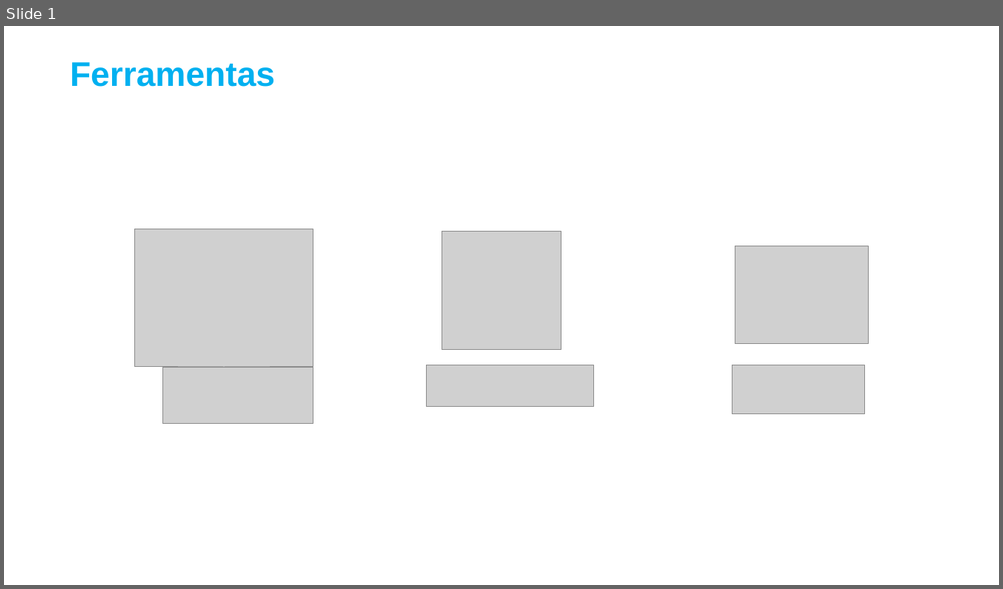
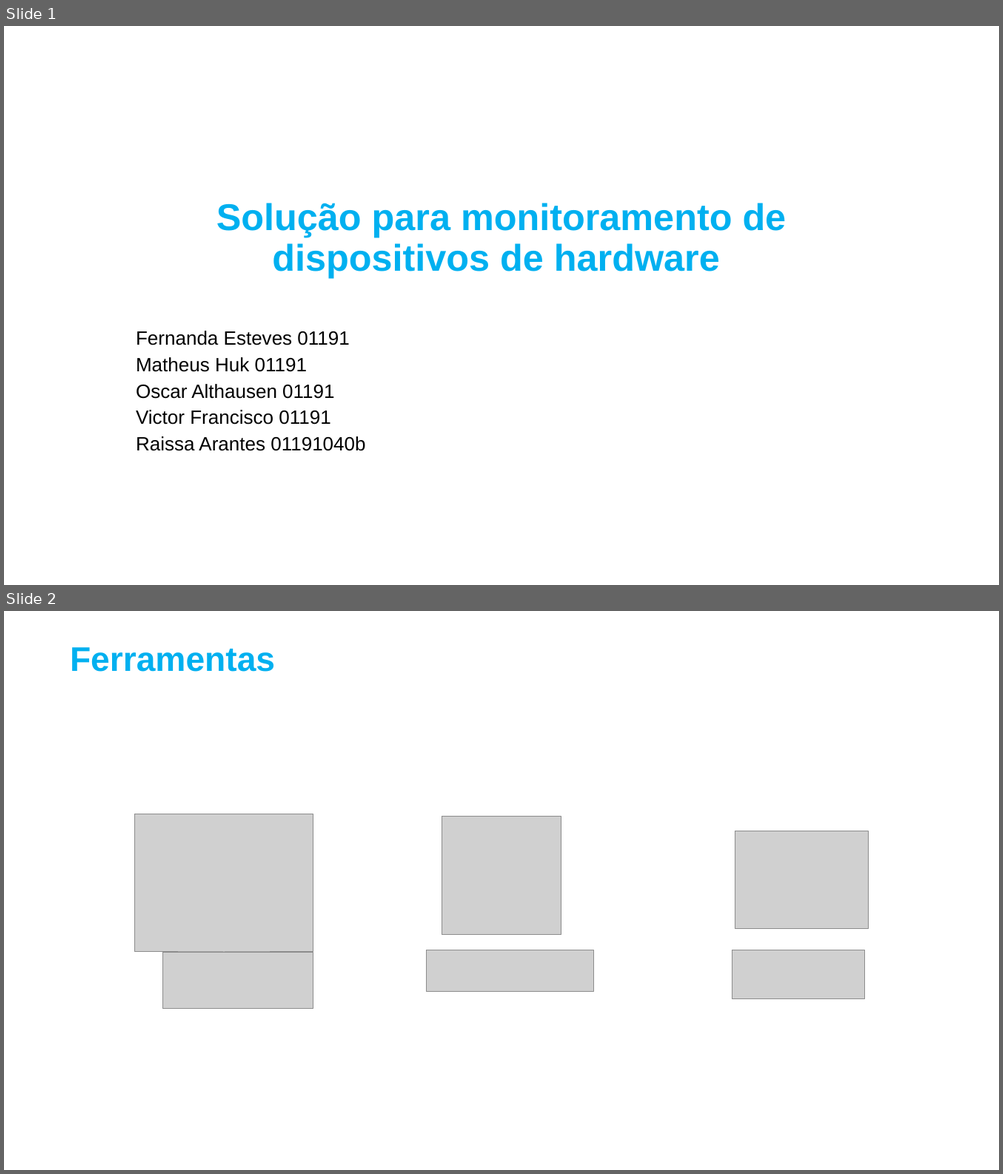
Before and after one commit to bandtec-2-semestre/Doc, a slide deck: Entregaveis_Sprint1.pptx. Shown one above the other, each under a label of ours: slide 1 before the commit, slides 1 and 2 after it. The pictures are 1003x589 and 1003x1174 pixels, drawn with LibreOffice and Linux fonts; fonts in the diff are those of the drawing; grey boxes stand for pictures. Boxes give left, top, right and bottom in pixels: in the first picture for what was removed or moved away, otherwise in the second. Text is boxed around its words. In the diff, an @@ line names an element or a change of style, - is before the commit and + after.

```diff
--- a/Entregaveis_Sprint1.pptx
+++ b/Entregaveis_Sprint1.pptx
@@ slide 1 added at (4, 26, 999, 585), background #FFFFFF @@
@@ title added at (216, 203, 786, 278), 36 pt, text #00B0F0, bold @@
+Solução para monitoramento de dispositivos de hardware
@@ subtitle added at (136, 331, 365, 452), 18.6 pt, text #000000 @@
+Fernanda Esteves 01191
+Matheus Huk 01191
+Oscar Althausen 01191
+Victor Francisco 01191
+Raissa Arantes 01191040b
@@ what was slide 1 is now slide 2 @@
```
Also in this commit, not shown: 1 slide changed, 1 other file.
